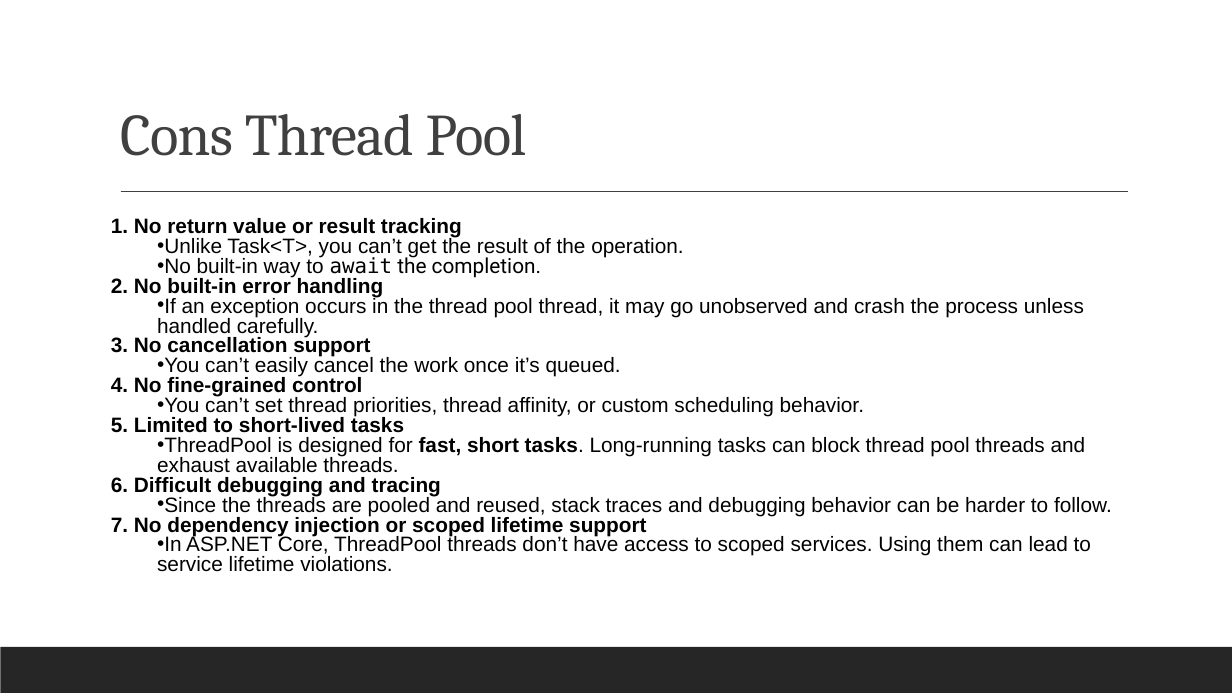
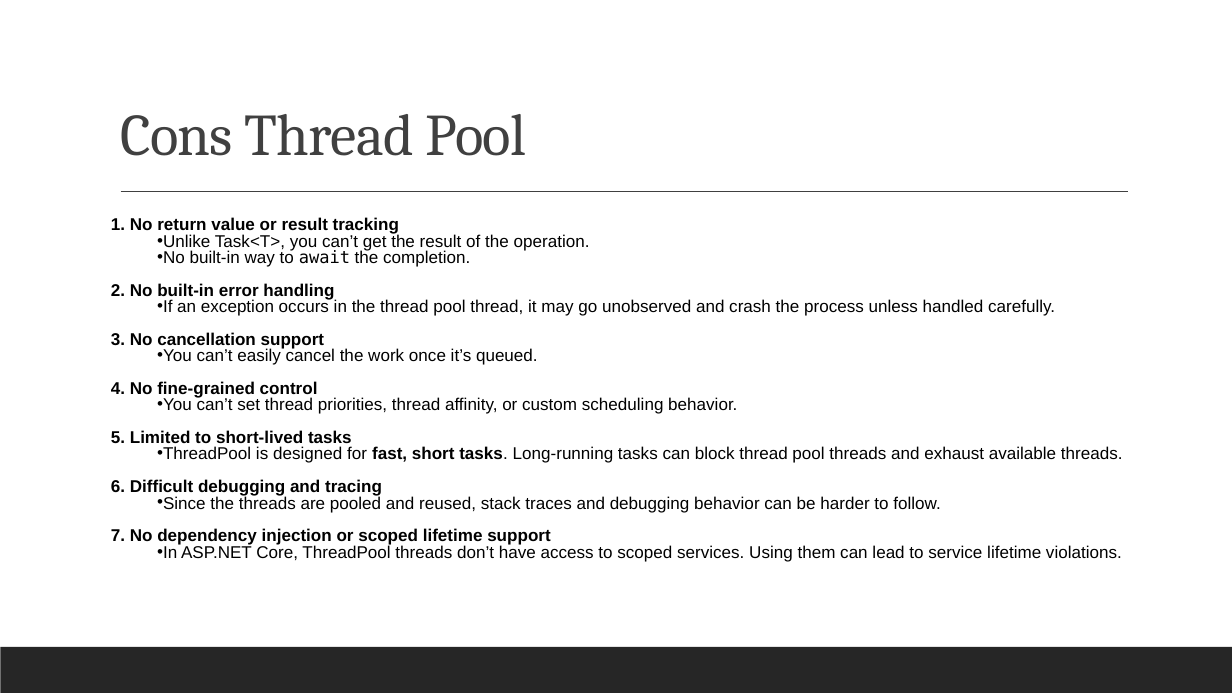
Before and after one commit to bhushanpoojary/MultiThreadingDotNet, a slide deck: slide 16 of PPT/Mastering Multithreading in DotNet.pptx. Drawn at 1232x693 pixels with LibreOffice and Linux fonts; fonts in the diff are those of the drawing. Boxes give left, top, right and bottom in pixels: in the first picture for what was removed or moved away, otherwise in the second. Text is boxed around its words. In the diff, an @@ line names an element or a change of style, - is before the commit and + after.

Commit message:
Renamed the file for threadpool and added details for task in PPT

```diff
--- a/PPT/Mastering Multithreading in DotNet.pptx
+++ b/PPT/Mastering Multithreading in DotNet.pptx
@@ text "No return value or result ..." at (x1=130, y1=217, x2=1123, y2=562): size 16.1 to 13.3 pt; font Roboto to Arial in "the completion." @@
```
Also in this commit, not shown: 4 slides added, 3 other files.
